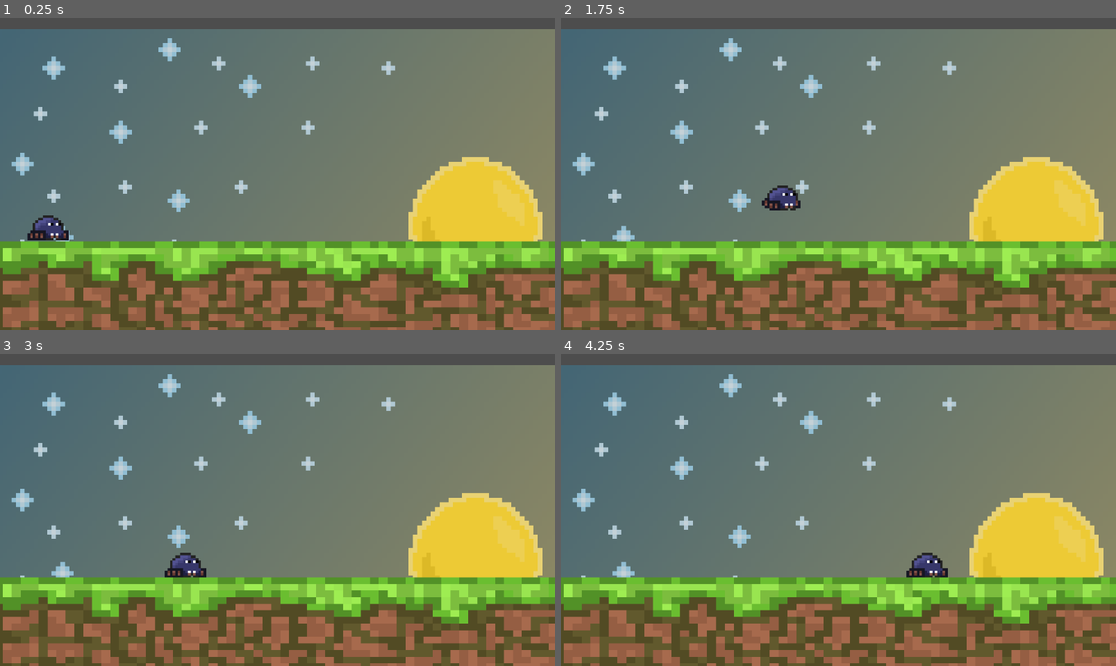
Above: before the commit, frames 1-4 (two rows, left to right).
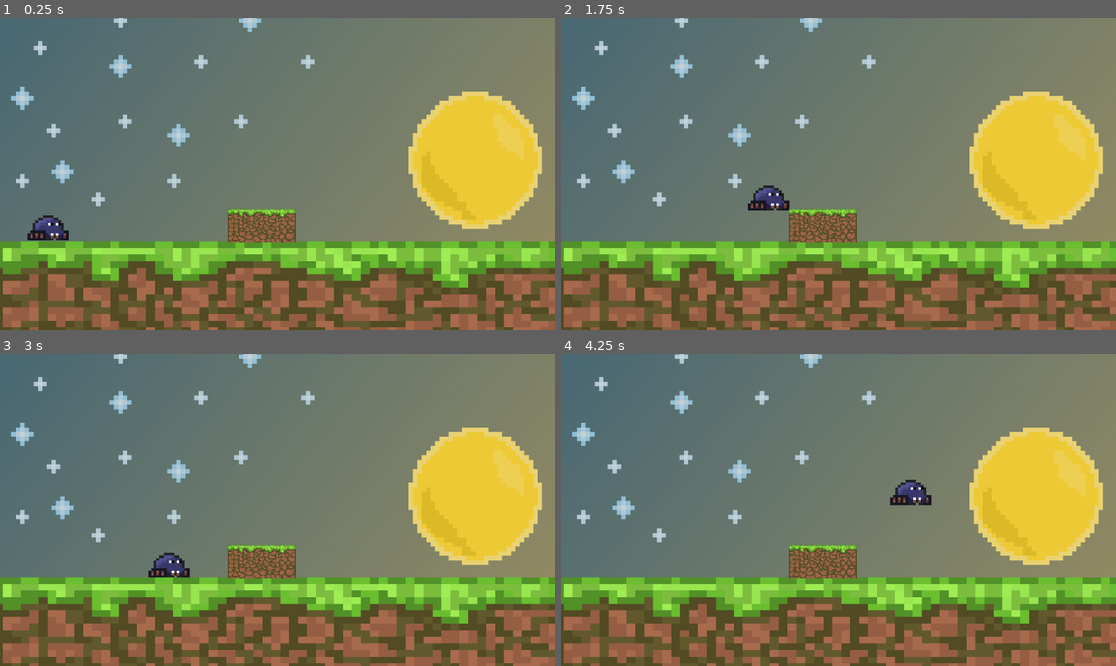
Above: after the commit, the same moments.

Repository: StudioXPEtudiant/25-26.FR.J.S3_Web
Game: Godot game, scene res://Scenes/Levels/main.tscn
Two runs of this game, one before a commit and one after it. Both use one fixed random seed, a clock stepped at 60 frames per second and the inputs below.
Inputs:
- Up to frame 1 (0.25 s): no input
- Up to frame 2 (1.75 s): tap Enter (ui_accept) at 0.5, 0.77, 1.52 s; hold D (ui_right) from 0.53 s (still down)
- Up to frame 3 (3 s): release D (ui_right) at 2.03 s; hold Q (ui_left) 2.03-2.78 s; hold D (ui_right) from 2.78 s (still down)
- Up to frame 4 (4.25 s): keep holding D (ui_right); tap Enter (ui_accept) at 3.02, 3.77 s

The runs differ from the first frame. In frame 1, 16% of the frame differs, in the area x 0-100%, y 0-72%; in frame 2, 16%; in frame 3, 16%; in frame 4, 17%.

Commit message:
tu peux faire des dessisn pour des blocs et des obstacles stp

Diff:
--- a/spiders-mc-donald/Scenes/Levels/main.tscn
+++ b/spiders-mc-donald/Scenes/Levels/main.tscn
@@ -6,6 +6,9 @@
 
 [sub_resource type="RectangleShape2D" id="RectangleShape2D_yjsus"]
 size = Vector2(63.98695, 30.169033)
+
+[sub_resource type="RectangleShape2D" id="RectangleShape2D_u872a"]
+size = Vector2(139, 69)
 
 [node name="Level" type="Node2D" unique_id=2107494923]
 position = Vector2(-5, 4)
@@ -21,16 +24,28 @@
 [node name="Sprite2D" type="Sprite2D" parent="StaticBody2D" unique_id=762246064]
 position = Vector2(0.46934426, 13.481331)
 texture = ExtResource("2_u872a")
-metadata/_edit_group_ = true
 
 [node name="CollisionShape2D" type="CollisionShape2D" parent="StaticBody2D" unique_id=2109280519]
 position = Vector2(0.31289673, 14.720146)
 scale = Vector2(0.99999976, 0.9999998)
 shape = SubResource("RectangleShape2D_yjsus")
-metadata/_edit_group_ = true
 
 [node name="Background1web" type="Sprite2D" parent="." unique_id=512698054]
 z_index = -1
-position = Vector2(584.25, 323.24997)
+position = Vector2(584, 187)
 scale = Vector2(9.26172, 9.5078125)
 texture = ExtResource("3_u872a")
+metadata/_edit_lock_ = true
+
+[node name="StaticBody2D2" type="StaticBody2D" parent="." unique_id=1875408048]
+position = Vector2(510, 404)
+metadata/_edit_group_ = true
+
+[node name="CollisionShape2D" type="CollisionShape2D" parent="StaticBody2D2" unique_id=1538394706]
+position = Vector2(37.5, 24.5)
+shape = SubResource("RectangleShape2D_u872a")
+
+[node name="Sprite2D" type="Sprite2D" parent="StaticBody2D2" unique_id=409359291]
+position = Vector2(38.500004, 20.99999)
+scale = Vector2(2.203125, 2.3124995)
+texture = ExtResource("2_u872a")
